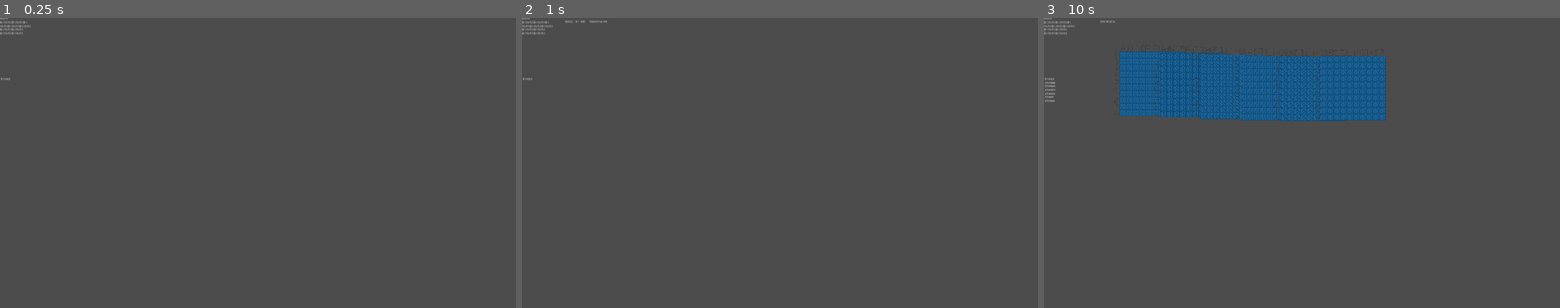
Above: before the commit, frames 1-3 (left to right).
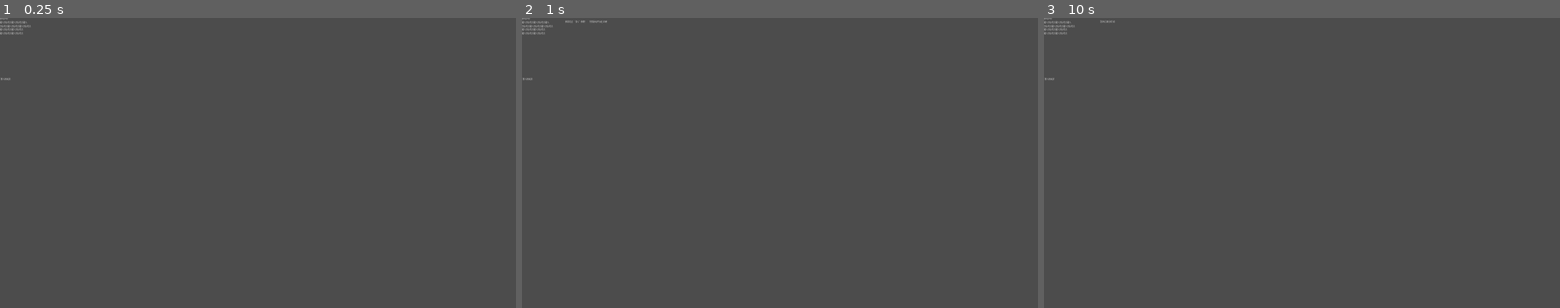
Above: after the commit, the same moments.

Repository: knil0o/tanmaku-battleship
Game: Godot game, scene res://MainScene.tscn
Same seed, same stepped clock (60 frames per second), same inputs: the game is played once before the commit and once after it.
Inputs (mouse positions are in pixels of both pictures, inside the frame that each line leads up to):
- Up to frame 1 (0.25 s): no input
- Up to frame 2 (1 s): tap Enter at 0.5 s; move the mouse to (893, 148) at 0.52 s; click (893, 148) at 0.67 s
- Up to frame 3 (10 s): tap Space at 1.25, 2.75, 4.25 s; move the mouse to (1198, 177) at 1.27 s; click (1198, 177) at 1.42 s; tap Enter at 2, 3.5 s; move the mouse to (1353, 99) at 2.02 s; click (1353, 99) at 2.17 s; move the mouse to (1276, 221) at 2.77 s; click (1276, 221) at 2.92 s; move the mouse to (1456, 206) at 3.52 s; click (1456, 206) at 3.67 s; move the mouse to (1147, 119) at 4.27 s; click (1147, 119) at 4.42 s; move the mouse to (1327, 163) at 5.02 s; click (1327, 163) at 5.17 s; move the mouse to (1224, 90) at 5.77 s; click (1224, 90) at 5.92 s; move the mouse to (1415, 148) at 6.52 s; click (1415, 148) at 6.67 s; move the mouse to (1198, 177) at 7.27 s; click (1198, 177) at 7.42 s; move the mouse to (1353, 99) at 8.02 s; click (1353, 99) at 8.17 s; move the mouse to (1276, 221) at 8.77 s; click (1276, 221) at 8.92 s; move the mouse to (1456, 206) at 9.52 s; click (1456, 206) at 9.67 s

The runs differ from the first frame. In frame 3, 11% of the frame differs, in the area x 0-67%, y 11-36%.
Error after the commit: Invalid get index 'player_name' (on base: 'previously freed instance'). (res://HUD/HUD.gd:29)

Commit message:
判断游戏结束

Diff:
--- a/HUD/HUD.gd
+++ b/HUD/HUD.gd
@@ -5,6 +5,7 @@
 # var a = 2
 # var b = "text"
 var player_head_line = "当前玩家:"
+
 
 # Called when the node enters the scene tree for the first time.
 func _ready():
@@ -19,10 +20,11 @@
 # Called every frame. 'delta' is the elapsed time since the previous frame.
 #func _process(delta):
 #	pass
-func set_players(players: PoolStringArray):
-	for player_name in players:
-		add_player(player_name)
-func set_current_player(player_name: String):
-	$CurrentPlayer.text = player_head_line + player_name
-func add_player(player: String):
-	$CurrentPlayer/PlayerInfo.text +=  player +"\n"
+func set_current_player(player):
+	$CurrentPlayer.text = player_head_line + player.player_name
+
+func show_players():
+	var list ="加入的玩家：\n"
+	for player in Player.players:
+		list += player.player_name +"\n"
+	$CurrentPlayer/PlayerInfo.text = list
--- a/MainScene.gd
+++ b/MainScene.gd
@@ -11,25 +11,36 @@
 export(int) var turn_wait_time = 30
 export(float) var cheess_board_offset = 100
 export(int) var max_player_count = 6
-var players = []
-#上一次操作的玩家
-var operate_player: int = 0
+#这里保存chess_board_scene的数组
+
 #回合数
 var turn_count = 0
 #每个回合的时间
 var turn_time = 5
+
 # Called when the node enters the scene tree for the first time.
 func _ready():
-
-	pass
-
-
+	Global.status = Global.WorldStatus.WAITING_FOR_GAMER
 
 func _process(delta):
+	$HUD.show_players()
+	Player.erase_defeated()
+	if(start_wait_time == 0):
+		var current_index = 1
+		while Player.get_player_size() < max_player_count:
+			#生成电脑玩家
+			var board = chess_board_scene.instance()
+			add_child(board)
+			var player = Player.get_default()
+			player[Player.Index] = current_index
+			player[Player.Name] = str(randi()) + "号老鸭"
+			player[Player.Status] = Player.PlayerStatus.WAITING
+			board.set_player_info(player)
+			board.hide()
 
-	if(start_wait_time == 0):
-		while players.size() < max_player_count:
-			add_player("老爷"+ str(randi()))
+			print("加入玩家",board)
+			Player.add_player(board)
+			current_index += 1
 
 		game_start()
 
@@ -42,26 +53,30 @@
 	start_wait_time -= 1
 
 
+func try_end_game():
+	if(Player.get_player_size() == 1 && Global.status == Global.WorldStatus.PLAYING):
+		Global.status = Global.WorldStatus.END
+
 
 func game_start():
 	print("game start")
 	#重要！否则重复调用
 	start_wait_time -=1
-
+	#设置全局状态为PLAYING
+	Global.status = Global.WorldStatus.PLAYING
+	yield(get_tree().create_timer(1), "timeout")
 	get_tree().call_group("start", "queue_free")
 	#下面是游戏逻辑
 	var path_position = $Path/Follow
 	$Path.curve.add_point(Vector2(0, 0), Vector2(100, 0))
-	for player in players:
+	for board in Player.get_players():
+		board.show()
 		path_position.offset += cheess_board_offset
-		var chess_board = chess_board_scene.instance()
-		add_child(chess_board)
-		chess_board.position = path_position.position
+		board.position = path_position.position
 		print("path" + str(path_position.position))
 		print(path_position.get_offset())
 
 	#棋盘生成完毕后，启动回合计时器
-	yield(get_tree().create_timer(1), "timeout")
 	start_turn_timer()
 
 	#chess_board1 = chess_board_scene.instance()
@@ -71,17 +86,23 @@
 	#chess_board1.position = Vector2(64,32)
 	#chess_board2.position = Vector2(256,32)
 #切换到玩家的回合
-func set_player_turn(player: String):
-	$HUD.set_current_player(player)
+func set_player_turn(board):
+	board.status = Player.PlayerStatus.PLAYING
+	for other in Player.get_players():
+			if other.index != board.index:
+				other.status = Player.PlayerStatus.WAITING
+				other.show_player()
+	$HUD.set_current_player(board)
 func set_player_turn_index(index: int):
-	var player_name = players[min(index, players.size() - 1)]
-	set_player_turn(player_name)
+	var player = Player.get_player_by_array_index(min(index, Player.get_player_size() - 1))
+	set_player_turn(player)
 
 #回合超时后进行下一回合
 func _on_TurnTimer_timeout():
 	#回合数 mod 人数 = 当前玩家在数组中的index
-	operate_player = turn_count % players.size()
-	set_player_turn_index(operate_player)
+	print("第",turn_count,"回合， 剩余玩家", Player.get_player_size())
+	Player.operate_player = turn_count % Player.get_player_size()
+	set_player_turn_index(Player.operate_player)
 	turn_count += 1
 #用户操作后进入下一回合
 
@@ -90,25 +111,21 @@
 	$TurnTimer.set_wait_time(turn_time)
 	$TurnTimer.start()
 	turn_count = 0;
-#在计时器结束之前，进入下一回合
-func next_turn():
-	operate_player += 1
-	turn_count += 1
-	set_player_turn_index(operate_player)
-	#计时器重新开始
-	$TurnTimer.start()
-
 
 
 #玩家输入指令
 func _on_WsController_on_hit_pos(player_name, pos, target):
 	pass
 
+func hit(pos, index):
+	pass
+
+
 
 #加入玩家
 func _on_WsController_on_player_in(player_name):
-	add_player(player_name)
-
-func add_player(name: String):
-	players.append(name)
-	$HUD.add_player(name)
+	#用名字创建玩家
+	var new_player = {Player.NAME: player_name, Player.STATUS: Player.PlayerStatus.WAITING}
+	var board = chess_board_scene.instance()
+	board.set_player_info(new_player)
+	Player.add_player(board)
--- a/MainScene.tscn
+++ b/MainScene.tscn
@@ -1,21 +1,79 @@
-[gd_scene load_steps=7 format=2]
+[gd_scene load_steps=19 format=2]
 
 [ext_resource path="res://MainScene.gd" type="Script" id=1]
 [ext_resource path="res://Controller/BiliController.tscn" type="PackedScene" id=2]
-[ext_resource path="res://player/Player.tscn" type="PackedScene" id=3]
+[ext_resource path="res://font/chinese.tres" type="DynamicFont" id=3]
 [ext_resource path="res://chessboard/ChessBoard.tscn" type="PackedScene" id=4]
 [ext_resource path="res://HUD/HUD.tscn" type="PackedScene" id=5]
+[ext_resource path="res://player/Player.gd" type="Script" id=6]
+[ext_resource path="res://images/1x1ship.png" type="Texture" id=7]
+[ext_resource path="res://ship/1x1ship_single.png" type="Texture" id=8]
 
-[sub_resource type="Curve2D" id=1]
+[sub_resource type="AtlasTexture" id=2]
+atlas = ExtResource( 7 )
+region = Rect2( 0, 0, 16, 16 )
+
+[sub_resource type="AtlasTexture" id=3]
+atlas = ExtResource( 7 )
+region = Rect2( 16, 0, 16, 16 )
+
+[sub_resource type="AtlasTexture" id=4]
+atlas = ExtResource( 7 )
+region = Rect2( 32, 0, 16, 16 )
+
+[sub_resource type="AtlasTexture" id=5]
+atlas = ExtResource( 7 )
+region = Rect2( 48, 0, 16, 16 )
+
+[sub_resource type="AtlasTexture" id=6]
+atlas = ExtResource( 7 )
+region = Rect2( 64, 0, 16, 16 )
+
+[sub_resource type="AtlasTexture" id=7]
+atlas = ExtResource( 7 )
+region = Rect2( 80, 0, 16, 16 )
+
+[sub_resource type="AtlasTexture" id=8]
+atlas = ExtResource( 7 )
+region = Rect2( 96, 0, 16, 16 )
+
+[sub_resource type="SpriteFrames" id=1]
+animations = [ {
+"frames": [ ExtResource( 8 ) ],
+"loop": true,
+"name": "idle",
+"speed": 5.0
+}, {
+"frames": [ SubResource( 2 ), SubResource( 3 ), SubResource( 4 ), SubResource( 5 ), SubResource( 6 ), SubResource( 7 ), SubResource( 8 ) ],
+"loop": true,
+"name": "fire",
+"speed": 5.0
+} ]
+
+[sub_resource type="PackedScene" id=9]
+_bundled = {
+"conn_count": 0,
+"conns": PoolIntArray(  ),
+"editable_instances": [  ],
+"names": PoolStringArray( "AnimatedSprite", "AnimatedSprite", "frames", "animation", "script", "NameLabel", "Label", "anchor_left", "anchor_top", "anchor_right", "margin_left", "margin_top", "margin_right", "margin_bottom", "custom_fonts/font", "text", "align", "autowrap", "uppercase" ),
+"node_count": 2,
+"node_paths": [ NodePath(".") ],
+"nodes": PoolIntArray( -1, -1, 1, 0, -1, 3, 2, 0, 3, 1, 4, 2, 0, 1073741824, 0, 6, 5, -1, 12, 7, 3, 8, 4, 9, 5, 10, 6, 11, 7, 12, 8, 13, 9, 14, 10, 15, 11, 16, 12, 17, 13, 18, 14, 0 ),
+"variants": [ SubResource( 1 ), "fire", ExtResource( 6 ), 0.058, -0.875, 1.25, -65.928, 21.0, 43.0, 38.0, ExtResource( 3 ), "Vdv大小姐", 1, true, true ],
+"version": 2
+}
+
+[sub_resource type="Curve2D" id=10]
 _data = {
-"points": PoolVector2Array( 0, 0, 0, 0, 88, 80, 0, 0, 0, 0, 544, 96, 0, 0, 0, 0, 1032, 88, 0, 0, 0, 0, 1104, 536, 0, 0, 0, 0, 664, 616, 0, 0, 0, 0, 208, 552, 0, 0, 0, 0, 48, 480, 0, 0, 0, 0, 88, 80 )
+"points": PoolVector2Array( -50.4843, 58.7993, 50.4843, -58.7993, 144, 128, -92.0595, 1.18787, 92.0595, -1.18787, 560, 96, -51.6721, -40.3874, 51.6721, 40.3874, 1032, 152, 22.5694, -70.678, -22.5694, 70.678, 1016, 480, 149.077, -4.15753, -149.077, 4.15753, 568, 512, 59.9872, 10.0969, -59.9872, -10.0969, 216, 504, 8.90899, 55.2357, -8.90899, -55.2357, 96, 320, 0, 0, 0, 0, 144, 128 )
 }
 
 [node name="Node" type="Node"]
 script = ExtResource( 1 )
 chess_board_scene = ExtResource( 4 )
-player_scene = ExtResource( 3 )
+player_scene = SubResource( 9 )
 controller = ExtResource( 2 )
+cheess_board_offset = 400.0
 
 [node name="WaitPlayerTimer" type="Timer" parent="." groups=["start"]]
 autostart = true
@@ -27,11 +85,12 @@
 [node name="WsController" parent="." instance=ExtResource( 2 )]
 
 [node name="Path" type="Path2D" parent="."]
-curve = SubResource( 1 )
+position = Vector2( 8, -16 )
+curve = SubResource( 10 )
 
 [node name="Follow" type="PathFollow2D" parent="Path"]
-position = Vector2( 88, 80 )
-rotation = 0.0350735
+position = Vector2( 144, 128 )
+rotation = -0.810841
 
 [connection signal="timeout" from="WaitPlayerTimer" to="." method="_on_WaitPlayerTimer_timeout"]
 [connection signal="timeout" from="TurnTimer" to="." method="_on_TurnTimer_timeout"]
--- /dev/null
+++ b/World.gd
@@ -0,0 +1,9 @@
+extends Node
+var status = WorldStatus.WAITING_FOR_GAMER
+
+enum WorldStatus {
+	WAITING_FOR_GAMER,
+	PLAYING,
+	END
+
+}
--- a/chessboard/ChessBoard.gd
+++ b/chessboard/ChessBoard.gd
@@ -2,6 +2,13 @@
 export(PackedScene) var ship_scene
 export(PackedScene) var attacked_sea_scene
 export(PackedScene) var sea_scene
+#玩家的名字
+var player_name
+#当前的状态
+var status
+var player_info = ""
+#玩家的序号
+var index: int
 #棋盘大小
 var chess_board_scale = Vector2(9, 9)
 #普通海域tile id
@@ -10,6 +17,7 @@
 var attacked_ground = 2
 #单个tile大小
 var tile_size = 16
+var Player: Player
 #所有船的大小
 var ship_yard = [
 	Vector2(1,1),  Vector2(1,1),
@@ -24,12 +32,31 @@
 var lock_positions = []
 var hit_positions = []
 
-func set_player_info(message: String):
-	$PlayerInfo.text = message
+#设置玩家
+func set_player_info(player: Dictionary):
+
+	print("global:" + str(Player))
+	player_name = player.get(Player.Name)
+	status = player.get(Player.Status)
+	index = player.get(Player.Index, -1)
+func show_player():
+	var extra = ""
+	if status == Player.PlayerStatus.PLAYING:
+		extra = "陷入沉思"
+	elif status == Player.PlayerStatus.DEFEATED:
+		extra = "已经寄了"
+	else:
+		extra = "暗中观察"
+	var base = str(index) + "号玩家" + player_name
+	if(extra.length() > 0):
+		base = base + "【"+ extra +"】"
+
+	$PlayerInfo.text = base
+
 
 func _ready():
-
-
+	if !Player:
+		Player = get_node("/root/Player")
 #	for cell in get_used_cells():
 #		print("x: "+ str(cell.x) + "y: " + str(cell.y))
 
@@ -41,12 +68,15 @@
 
 #攻击一个位置范围,返回剩余位置
 func hit(hit_pos: Vector2):
+	if Global.status == Global.WorldStatus.END:
+		return
 	for ship_pos in ship_positions:
 		if(ship_pos == hit_pos):
 			#击中了
 			ship_positions.erase(ship_pos)
 			#print("now has" + str(ship_positions))
 			set_cellv(hit_pos, 0)
+			try_defeat()
 			return ship_positions
 		elif(!hit_positions.has(hit_pos)):
 			set_cellv(hit_pos, 2)
@@ -56,7 +86,12 @@
 	return ship_positions
 
 func has_ship():
-	return get_ship_prositions().size() > 0
+	return get_ship_prositions().size() > 0 && Global.status == Global.WorldStatus.PLAYING
+
+func try_defeat():
+	if(!has_ship()):
+		print(index, "淘汰", name)
+		status = Player.PlayerStatus.DEFEATED
 
 #收到点击事件
 func _unhandled_input(event):
@@ -68,6 +103,7 @@
 
 
 func _process(delta):
+	show_player()
 	pass
 
 func place_ships(ships):
--- a/chessboard/ChessBoard.tscn
+++ b/chessboard/ChessBoard.tscn
@@ -22,8 +22,9 @@
 sea_scene = ExtResource( 5 )
 
 [node name="PlayerInfo" type="Label" parent="."]
-margin_top = 240.0
-margin_right = 319.0
-margin_bottom = 265.0
+margin_left = 21.0
+margin_top = 159.0
+margin_right = 138.0
+margin_bottom = 184.0
 custom_fonts/font = ExtResource( 6 )
 align = 1
--- a/player/Player.gd
+++ b/player/Player.gd
@@ -1,13 +1,32 @@
-extends AnimatedSprite
+extends Node
+#定义玩家的信息
+enum PlayerStatus {WAITING, PLAYING, DEFEATED}
+var players = []
+#上一次操作的玩家
+var operate_player: int = 0
+var Status: String = "status"
+var Index: String = "index"
+var Name: String = "name"
 
-
-export(String) var player_name = ""
-func set_player_name(name: String):
-	player_name = name
-	$NameLabel.text = name
-func get_player_name():
-	return player_name
-func _ready():
-
-
-	pass
+#用来传参的用户字典,这里初始化一个默认值
+var player_payload = {
+	Status: PlayerStatus.WAITING,
+}
+func get_default():
+	return player_payload.duplicate(true)
+func add_player(player):
+	players.append(player)
+func erase_by_index(index: int):
+	for player in players:
+		if(player.index == index):
+			players.erase(player)
+func erase_defeated():
+	for player in players:
+		if(player.status == PlayerStatus.DEFEATED):
+			players.erase(player)
+func get_players():
+	return players
+func get_player_size():
+	return players.size()
+func get_player_by_array_index(index: int):
+	return players[index]
--- a/project.godot
+++ b/project.godot
@@ -13,6 +13,11 @@
 config/name="Battleship"
 run/main_scene="res://MainScene.tscn"
 config/icon="res://icon.png"
+
+[autoload]
+
+Player="*res://player/Player.gd"
+Global="*res://World.gd"
 
 [display]
 
